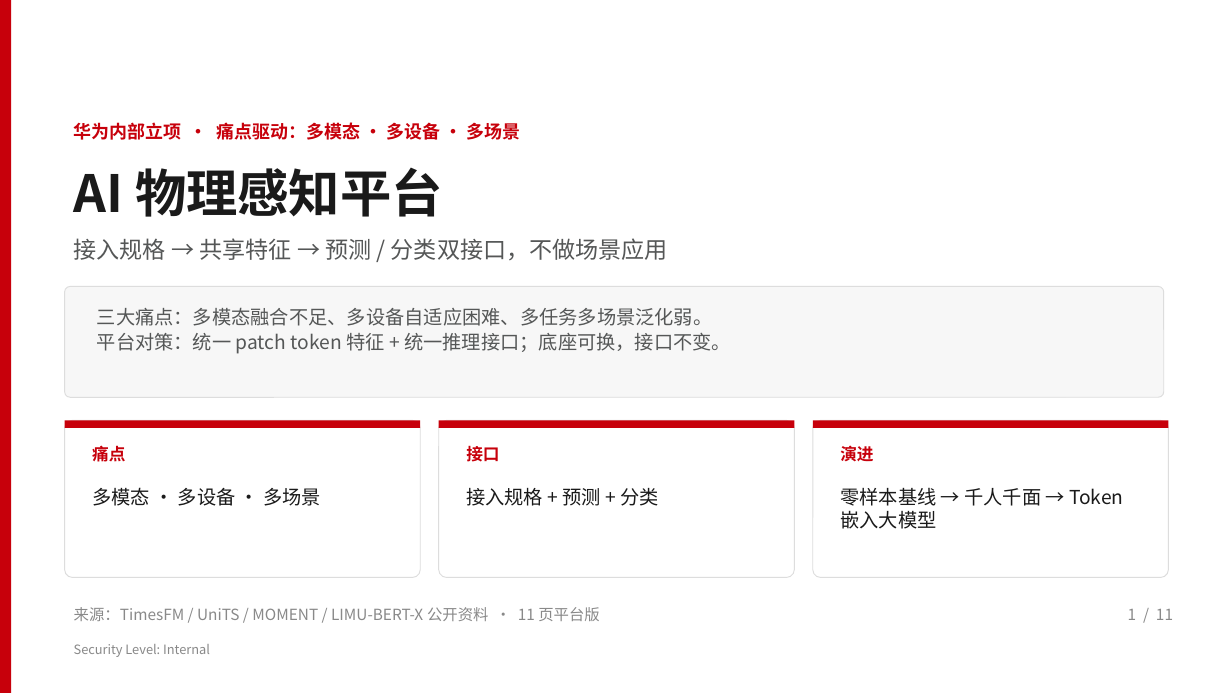
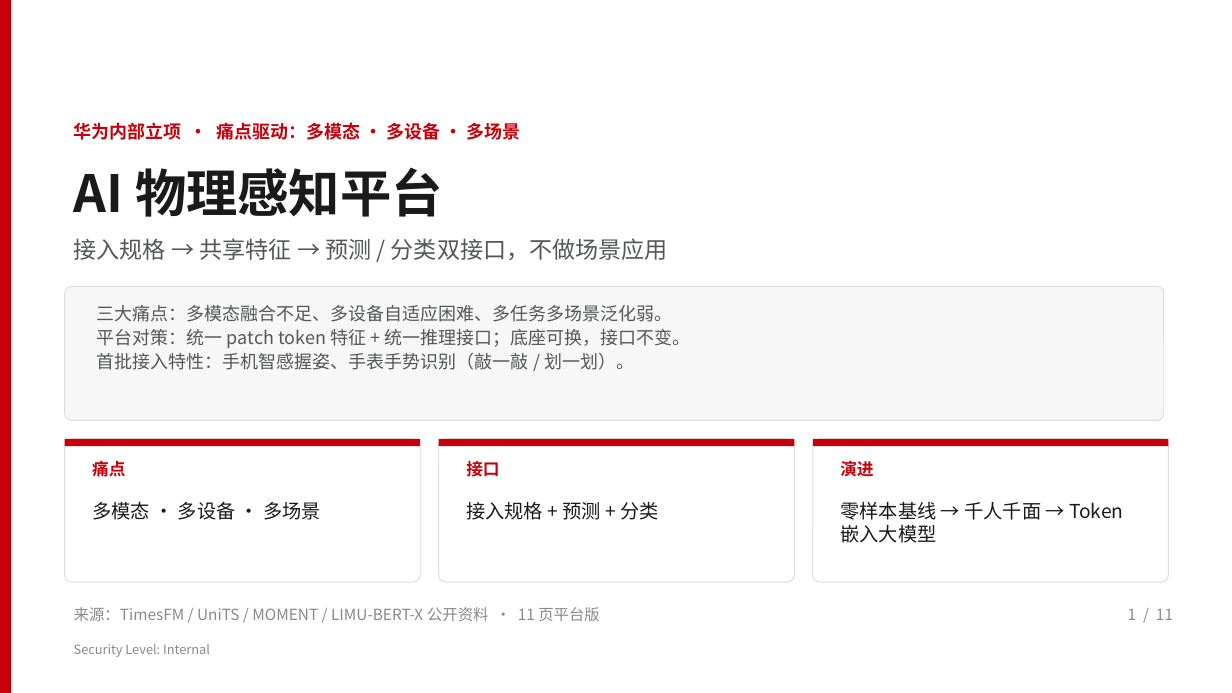
Before and after one commit to zhangrui1123/ai-physical-sensing, a slide deck: slide 1 of AI物理感知平台-华为汇报.pptx. Drawn at 1232x693 pixels with LibreOffice and Linux fonts; fonts in the diff are those of the drawing; background and template pictures are left out. Boxes give left, top, right and bottom in pixels: in the first picture for what was removed or moved away, otherwise in the second. Text is boxed around its words. In the diff, an @@ line names an element or a change of style, - is before the commit and + after.

```diff
--- a/AI物理感知平台-华为汇报.pptx
+++ b/AI物理感知平台-华为汇报.pptx
@@ rounded rectangle: place and size @@
-rounded rectangle at [65,286,1164,397]
+rounded rectangle at [65,286,1164,420]
@@ text at [97,305,690,348]: size 15 to 14 pt in "三大痛点：多模态融合不足、多设备自适应困难、多任务多场景泛化弱。", "平台对策：统一 patch token 特征 + 统一推理接口；底座可换，接口不变。" @@
@@ text at [97,353,634,370]: paragraph added @@
+首批接入特性：手机智感握姿、手表手势识别（敲一敲 / 划一划）。
@@ rounded rectangle: place and size @@
-rounded rectangle at [65,420,420,577]
+rounded rectangle at [65,439,420,582]
@@ rounded rectangle: place and size @@
-rounded rectangle at [439,420,794,577]
+rounded rectangle at [439,439,794,582]
@@ rounded rectangle: place and size @@
-rounded rectangle at [813,420,1168,577]
+rounded rectangle at [813,439,1168,582]
@@ 3 rectangles: place and size @@
-3 rectangles at [65,420,1168,428]
+3 rectangles at [65,439,1168,446]
@@ 6 texts: place and size @@
-6 texts at [92,445,1123,529]
+6 texts at [92,460,1123,543]
```
Also in this commit, not shown: 4 other slides changed, 1 other file.
